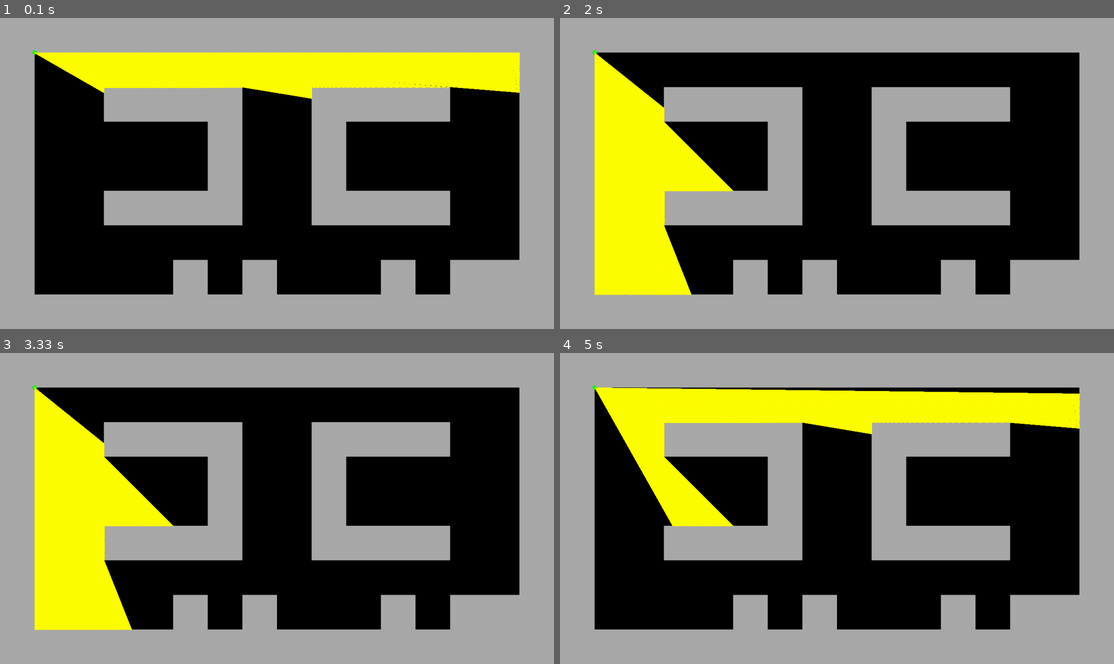
Above: before the commit, frames 1-4 (two rows, left to right).
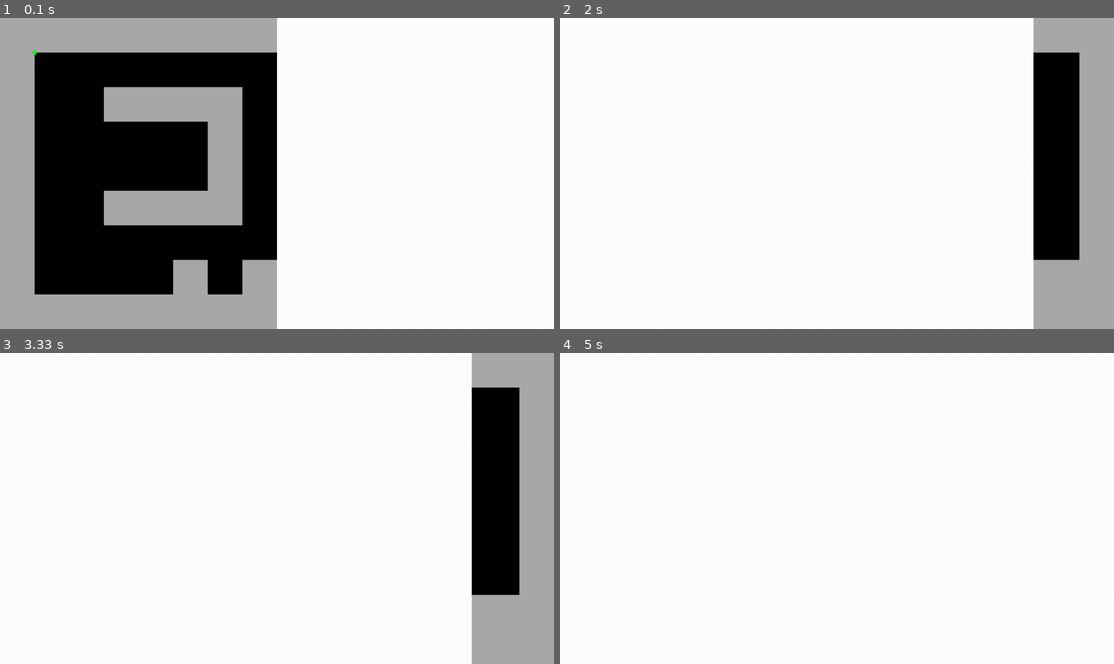
Above: after the commit, the same moments.

Repository: siddcyber/pygameDOOM
Game: pygame game, started from main.py
Same seed, same stepped clock (60 frames per second), same inputs: the game is played once before the commit and once after it.
Inputs:
- Up to frame 1 (0.1 s): no input
- Up to frame 2 (2 s): hold Right 0.33-0.8 s; hold Right 0.83-1.3 s; hold Left 1.33-1.87 s; hold Left from 1.9 s (still down)
- Up to frame 3 (3.33 s): release Left at 2.3 s; hold Right 2.33-2.97 s; hold Left from 3 s (still down)
- Up to frame 4 (5 s): release Left at 3.47 s; hold Right 3.5-3.97 s; hold Left from 4.5 s (still down)

The runs differ from the first frame. In frame 1, 54% of the frame differs, in the area x 6-100%, y 0-100%; in frame 2, 86%; in frame 3, 85%; in frame 4, 100%, in the area x 0-100%, y 0-100%.

Commit message:
pseudo 3D projection implemented, Bug: not to scale? (no idea whats wrong but something is)

Diff:
--- a/Raycasting.py
+++ b/Raycasting.py
@@ -2,6 +2,7 @@
 import math
 from settings import *
 from Map import mapScaling
+
 
 class RayCasting:
     def __init__(self, game):
@@ -54,8 +55,14 @@
                 depth = depth_vert
             else:
                 depth = depth_hor
-            pg.draw.line(self.game.screen, "yellow", (mapScaling * ox, mapScaling * oy),
-                         (mapScaling * ox + depth * mapScaling * cos_a, mapScaling * oy + depth * mapScaling * sin_a), 2)
+            # pg.draw.line(self.game.screen, "yellow", (mapScaling * ox, mapScaling * oy),
+            #              (mapScaling * ox + depth * mapScaling * cos_a, mapScaling * oy + depth * mapScaling * sin_a),
+            #              2)
+            # projection
+            projectionHeight = screenDistance / (depth * 0.0001)
+            #  draw walls
+            pg.draw.rect(self.game.screen, "white",
+                         (ray * scale, half_height - projectionHeight // 2, scale, projectionHeight))
 
             ray_angle += deltaAngle
 
--- a/settings.py
+++ b/settings.py
@@ -13,7 +13,8 @@
     height = int(GetSystemMetrics(1)) // 2
 
 resolution = width, height
-
+half_width = int(width / 2)
+half_height = int(height / 2)
 FPS = 60
 playerPosition = 1, 1  # mini_map
 playerAngle = 0
@@ -24,6 +25,8 @@
 FOV = math.pi / 3
 halfFOV = FOV / 2
 noOfRays = width // 2
-halfNoOfRays = noOfRays //2
+halfNoOfRays = noOfRays // 2
 deltaAngle = FOV / noOfRays
 maxDepth = 20
+screenDistance = half_width / math.tan(halfFOV)
+scale = width // noOfRays
